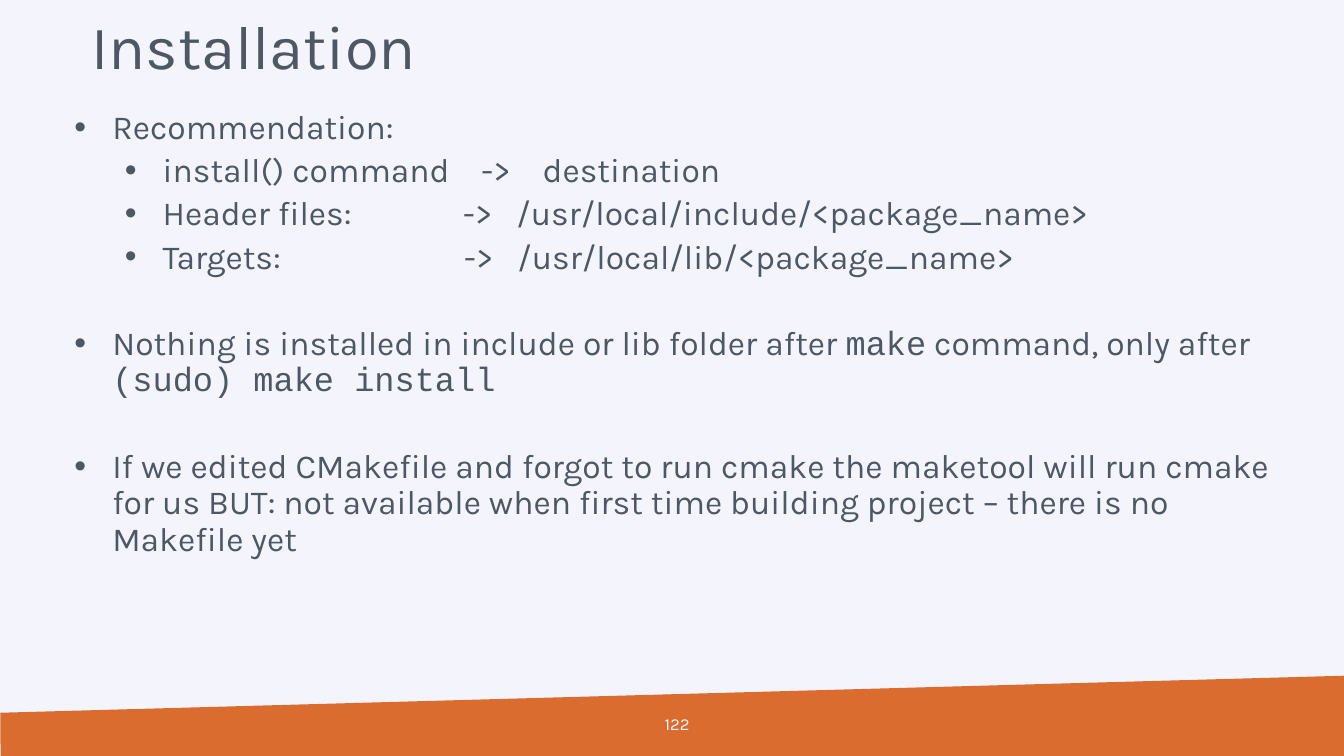
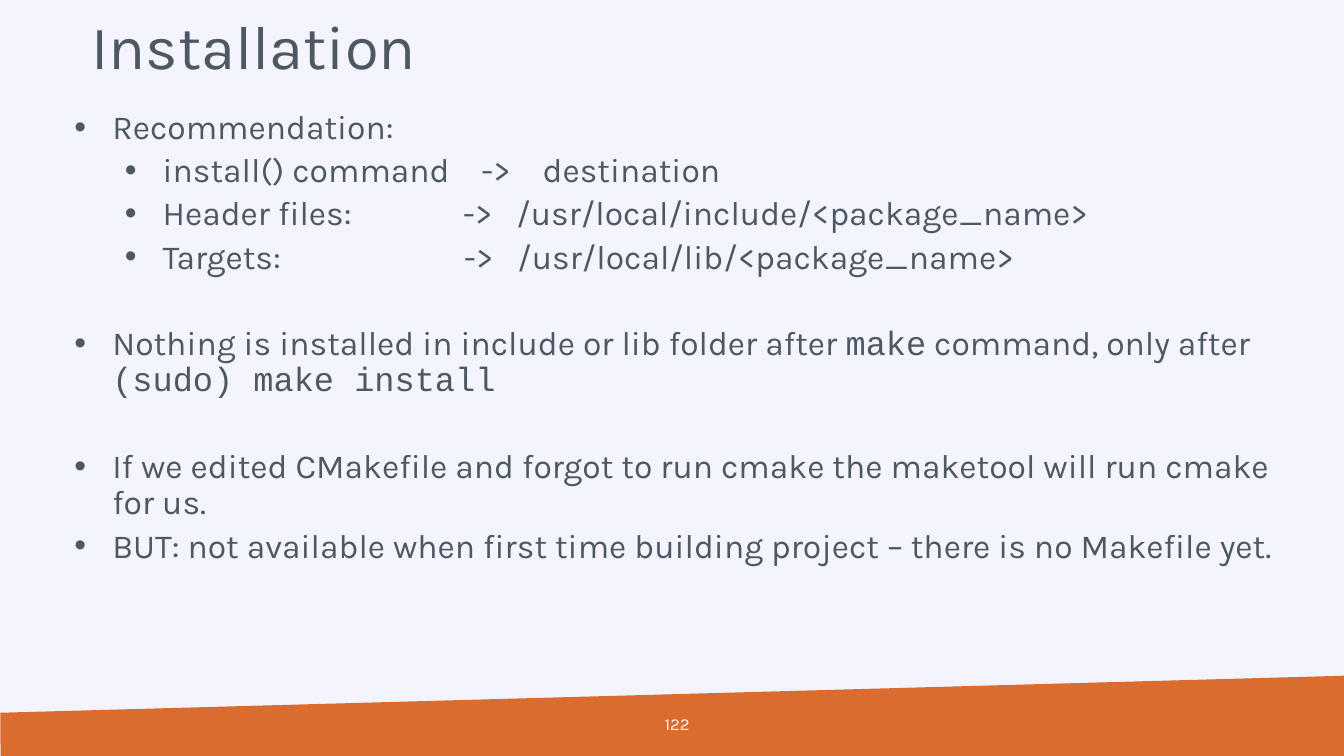
Before and after one commit to hpcleuven/CMake-intro, a slide deck: slide 122 of CMake-introduction.pptx. Drawn at 1344x756 pixels with LibreOffice and Linux fonts; fonts in the diff are those of the drawing; background and template pictures are left out. Boxes give left, top, right and bottom in pixels: in the first picture for what was removed or moved away, otherwise in the second. Text is boxed around its words. In the diff, an @@ line names an element or a change of style, - is before the commit and + after.

```diff
--- a/CMake-introduction.pptx
+++ b/CMake-introduction.pptx
@@ text at [112, 455, 1271, 566]: text changed @@
-  • If we edited CMakefile and forgot to run cmake the maketool will run cmake for us BUT: not available when first time building project – there is no Makefile yet
+  • If we edited CMakefile and forgot to run cmake the maketool will run cmake for us.
+  • BUT: not available when first time building project – there is no Makefile yet.
```
Also in this commit, not shown: 37 other slides changed, 1 other file.
